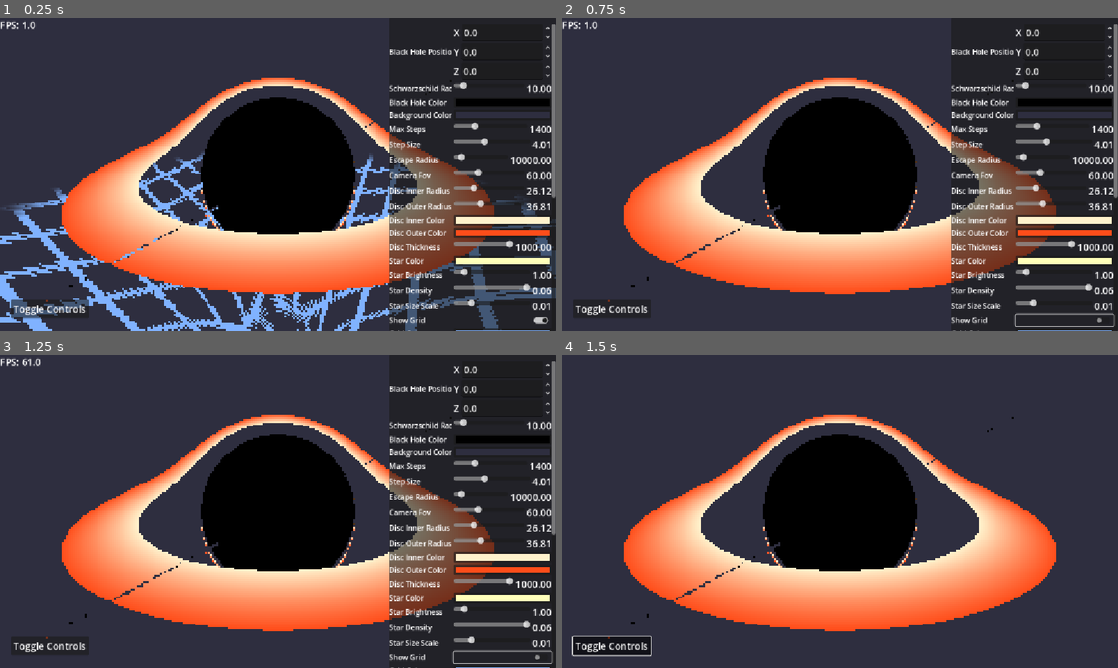
Above: before the commit, frames 1-4 (two rows, left to right).
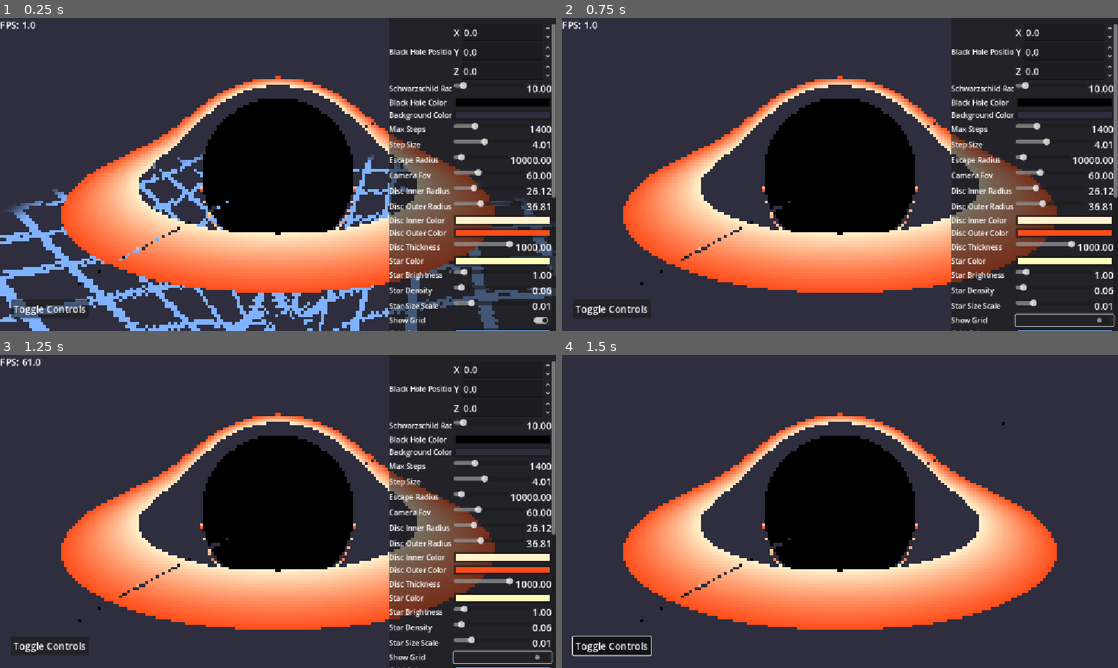
Above: after the commit, the same moments.

Repository: PixelSaver/black-pixhole
Game: Godot game, scene res://scriptsnscenes/main/main.tscn
The game is run twice, just before and just after one commit, with the same random seed, the same clock (stepped at 60 frames per second) and the same inputs.
Inputs (mouse positions are in pixels of both pictures, inside the frame that each line leads up to):
- Up to frame 1 (0.25 s): no input
- Up to frame 2 (0.75 s): click (1062, 321) at 0.5 s
- Up to frame 3 (1.25 s): no input
- Up to frame 4 (1.5 s): click "Toggle Controls" at 1.25 s

The runs differ from the first frame. In frame 1, 4.2% of the frame differs, in the area x 0-100%, y 18-100%; in frame 2, 1.6%; in frame 3, 1.6%; in frame 4, 1.4%.

Commit message:
Added spatial black hole from asset library

Diff:
--- /dev/null
+++ b/scriptsnscenes/black hole/black_hole.gdshader
@@ -0,0 +1,59 @@
+shader_type spatial;
+
+render_mode unshaded;
+
+uniform float radius;
+uniform sampler2D noise : filter_nearest;
+uniform samplerCube skybox;
+
+#define rs 0.7 //schwartzchild radius
+#define fade 0.15 //distance over which accretion disk fades close to the inner radius
+#define H 0.1 //height of the accretion disk
+#define R 5.0 //outer radius of the accretion disk
+#define R0 1.75 //inner radius of the accretion disk
+
+float accretion_density(float l, float t, float y)
+{
+	float n = texture(noise, vec2(0.5 * t / PI + TIME * 0.2, log(l) * 1.5)).r;
+	float d0 = pow(max(1.0 - l / R, 0.0) * clamp((l - R0) / fade + 1.0, 0.0, 1.0), 1.5);
+	return d0 * exp(-y * y * 400.0) * 10.0 * (n + max(0.0, n - 0.65) * 1.5) * 1.3;
+}
+
+void fragment() {
+	mat4 inv_view_model = inverse(MODEL_MATRIX) * INV_VIEW_MATRIX;
+	vec3 campos = (inv_view_model * vec4(0, 0, 0, 1)).xyz;
+	vec3 ld = -normalize((inv_view_model * vec4(VIEW, 0)).xyz); //ray direction in local space
+	vec3 lp = (inv_view_model * vec4(VERTEX, 1)).xyz; //ray position in local space
+
+	bool in_bounds = false, prev_in_bounds = false;
+	float step_size = 0.05;
+
+	float T = 1.0; //transmission
+	vec3 L = vec3(0, 0, 0); //luminosity
+	float et = TIME * 0.05;
+	for (int i = 0; i < 200; i++)
+	{
+		step_size *= 1.005; //gradually increase step size
+		lp += ld * step_size;
+		float r = length(lp);
+		float l = length(lp.xz);
+
+		//newtonian-like approximation for light bending
+		vec3 la = -1.5 * rs * lp * pow(1.0 + dot(normalize(lp), ld), 3.0) * pow(clamp(2.0 - 0.5 * r, 0.0, 1.0), 2.0) / pow(r, 4.0);
+		ld = normalize(ld + la * step_size);
+
+		float ang = atan(lp.z, lp.x);
+
+		float d = accretion_density(l, ang, lp.y);
+		float bhd = 10.0 * clamp((rs - r) / 0.5 + 1.0, 0.0, 1.0); //density of black hole
+		T *= exp(-(d + bhd) * step_size);
+		L += T * d * vec3(3.5, 0.85 / r, exp(r * 0.01) - 1.0) * 2.0 * step_size;
+
+		in_bounds = r < radius;
+		if (T <= 0.005 || (!in_bounds && prev_in_bounds))
+			break;
+		prev_in_bounds = in_bounds;
+	}
+
+	ALBEDO = L + T * pow(texture(skybox, ld).rgb, vec3(2.2, 2.2, 2.2));
+}
--- /dev/null
+++ b/scriptsnscenes/black hole/black_hole.tres
@@ -0,0 +1,19 @@
+[gd_resource type="ShaderMaterial" load_steps=5 format=3 uid="uid://p4t64le73iy3"]
+
+[ext_resource type="Shader" uid="uid://chxflauolk0t3" path="res://scriptsnscenes/black hole/black_hole.gdshader" id="1_j4boo"]
+[ext_resource type="CompressedCubemap" uid="uid://pvsj45iyimxg" path="res://scriptsnscenes/black hole/skybox.png" id="2_cods3"]
+
+[sub_resource type="FastNoiseLite" id="FastNoiseLite_cmqjf"]
+noise_type = 0
+fractal_octaves = 3
+
+[sub_resource type="NoiseTexture2D" id="NoiseTexture2D_6kylb"]
+noise = SubResource("FastNoiseLite_cmqjf")
+seamless = true
+
+[resource]
+render_priority = 0
+shader = ExtResource("1_j4boo")
+shader_parameter/radius = 0.0
+shader_parameter/noise = SubResource("NoiseTexture2D_6kylb")
+shader_parameter/skybox = ExtResource("2_cods3")
--- /dev/null
+++ b/scriptsnscenes/black hole/black_hole.tscn
@@ -0,0 +1,26 @@
+[gd_scene load_steps=5 format=3 uid="uid://cn7bf81snjjyt"]
+
+[ext_resource type="Environment" uid="uid://cf1as7fg8s082" path="res://scriptsnscenes/black hole/environment.tres" id="1_q56d7"]
+[ext_resource type="Script" uid="uid://combte7od4ip1" path="res://scriptsnscenes/black hole/camera_3d.gd" id="2_5vpqt"]
+[ext_resource type="Material" uid="uid://p4t64le73iy3" path="res://scriptsnscenes/black hole/black_hole.tres" id="3_5vpqt"]
+
+[sub_resource type="SphereMesh" id="SphereMesh_q3cb1"]
+radius = 5.1
+height = 6.0
+radial_segments = 20
+rings = 10
+
+[node name="BlackHole" type="Node3D"]
+
+[node name="WorldEnvironment" type="WorldEnvironment" parent="."]
+environment = ExtResource("1_q56d7")
+
+[node name="Camera3D" type="Camera3D" parent="."]
+transform = Transform3D(1, 0, 0, 0, 0.83617127, 0.5484685, 0, -0.5484685, 0.83617127, -0.48742914, 5.4185677, 9.49505)
+visible = false
+current = true
+script = ExtResource("2_5vpqt")
+
+[node name="MeshInstance3D" type="MeshInstance3D" parent="."]
+material_override = ExtResource("3_5vpqt")
+mesh = SubResource("SphereMesh_q3cb1")
--- /dev/null
+++ b/scriptsnscenes/black hole/camera_3d.gd
@@ -0,0 +1,16 @@
+extends Camera3D
+
+const SENS = 0.0005
+
+var speed = Vector3.ZERO
+func _ready():
+	Input.mouse_mode = Input.MOUSE_MODE_CAPTURED
+	Input.use_accumulated_input = false
+
+func _process(delta):
+	var dir = Input.get_vector("ui_left", "ui_right", "ui_up", "ui_down")
+	dir = dir.rotated(-rotation.y)
+	var dir3 = Vector3(dir.x, float(Input.is_action_pressed("fly_up")) - float(Input.is_action_pressed("fly_down")), dir.y)
+	speed = lerp(speed, dir3, 0.05)
+	position += speed * delta * 1.65
+	look_at(Vector3(0, 0, 0))
--- /dev/null
+++ b/scriptsnscenes/black hole/environment.tres
@@ -0,0 +1,8 @@
+[gd_resource type="Environment" format=3 uid="uid://cf1as7fg8s082"]
+
+[resource]
+background_mode = 2
+volumetric_fog_density = 0.0
+adjustment_brightness = 2.64
+adjustment_contrast = 0.87
+adjustment_saturation = 8.0
--- a/scriptsnscenes/hole2/2DRK4.tscn
+++ /dev/null
@@ -1,6 +0,0 @@
-[gd_scene load_steps=2 format=3 uid="uid://dtj0dxci5btb8"]
-
-[ext_resource type="Script" uid="uid://b0ggknvmcuysk" path="res://scriptsnscenes/hole2/hole2.gd" id="1_xpg7l"]
-
-[node name="2DRK4" type="Node2D"]
-script = ExtResource("1_xpg7l")
--- a/scriptsnscenes/hole2/hole2.gd
+++ /dev/null
@@ -1,144 +0,0 @@
-extends Node2D
-
-const C := 299_792_458.0
-const G := 6.67430e-11
-
-## scale meters to pixels
-var pixels_per_meter: float = 5e-9
-#$ integration step (affine parameter)
-var dlambda: float = 1.0
-var max_trail_points: int = 400
-
-# Black Hole params
-var BH_mass: float = 8.54e36
-var r_s: float = 2.0 * G * BH_mass / (C * C)
-
-var rays: Array = []
-
-## Create a new ray dictionary
-func _new_ray(pos: Vector2, dir: Vector2) -> Dictionary:
-	var ray: Dictionary = {
-		"x": pos.x,
-		"y": pos.y,
-		"r": 0.0,
-		"phi": 0.0,
-		"dr": 0.0,
-		"dphi": 0.0,
-		"E": 0.0,
-		"L": 0.0,
-		"trail": []
-	}
-
-	ray.r = sqrt(pos.x * pos.x + pos.y * pos.y)
-	ray.phi = atan2(pos.y, pos.x)
-
-	var vx: float = dir.x
-	var vy: float = dir.y
-
-	ray.dr = vx * cos(ray.phi) + vy * sin(ray.phi)
-	ray.dphi = (-vx * sin(ray.phi) + vy * cos(ray.phi)) / ray.r
-	ray.L = ray.r * ray.r * ray.dphi
-
-	var f: float = 1.0 - r_s / ray.r
-	var dt_dlambda: float = sqrt((ray.dr * ray.dr) / (f * f) + (ray.r * ray.r * ray.dphi * ray.dphi) / f)
-	ray.E = f * dt_dlambda
-
-	ray.trail.append(Vector2(ray.x, ray.y))
-	return ray
-
-## RHS of the null geodesic ODEs
-func geodesic_rhs(ray: Dictionary) -> PackedFloat32Array:
-	var r: float = ray.r
-	var dr: float = ray.dr
-	var dphi: float = ray.dphi
-	var E: float = ray.E
-	var f: float = 1.0 - r_s / r
-	var rhs := PackedFloat32Array([0.0, 0.0, 0.0, 0.0])
-
-	rhs[0] = dr
-	rhs[1] = dphi
-
-	var dt_dlambda: float = E / f
-	rhs[2] = - (r_s / (2.0 * r * r)) * f * (dt_dlambda * dt_dlambda) \
-		+ (r_s / (2.0 * r * r * f)) * (dr * dr) \
-		+ (r - r_s) * (dphi * dphi)
-	rhs[3] = -2.0 * dr * dphi / r
-	return rhs
-
-func add_state(a: Array, b: PackedFloat32Array, factor: float) -> Array:
-	var out := [0.0, 0.0, 0.0, 0.0]
-	for i in 4:
-		out[i] = a[i] + b[i] * factor
-	return out
-
-## RK4 integration step
-func rk4_step(ray: Dictionary, dl: float) -> void:
-	var y0 := [ray.r, ray.phi, ray.dr, ray.dphi]
-	var k1 := geodesic_rhs(ray)
-
-
-
-	var temp := add_state(y0, k1, dl * 0.5)
-	var r2 := ray.duplicate()
-	r2.r = temp[0]; r2.phi = temp[1]; r2.dr = temp[2]; r2.dphi = temp[3]
-	var k2 := geodesic_rhs(r2)
-
-	temp = add_state(y0, k2, dl * 0.5)
-	var r3 := ray.duplicate()
-	r3.r = temp[0]; r3.phi = temp[1]; r3.dr = temp[2]; r3.dphi = temp[3]
-	var k3 := geodesic_rhs(r3)
-
-	temp = add_state(y0, k3, dl)
-	var r4 := ray.duplicate()
-	r4.r = temp[0]; r4.phi = temp[1]; r4.dr = temp[2]; r4.dphi = temp[3]
-	var k4 := geodesic_rhs(r4)
-
-	ray.r    += (dl / 6.0) * (k1[0] + 2.0 * k2[0] + 2.0 * k3[0] + k4[0])
-	ray.phi  += (dl / 6.0) * (k1[1] + 2.0 * k2[1] + 2.0 * k3[1] + k4[1])
-	ray.dr   += (dl / 6.0) * (k1[2] + 2.0 * k2[2] + 2.0 * k3[2] + k4[2])
-	ray.dphi += (dl / 6.0) * (k1[3] + 2.0 * k2[3] + 2.0 * k3[3] + k4[3])
-
-	ray.x = ray.r * cos(ray.phi)
-	ray.y = ray.r * sin(ray.phi)
-	ray.trail.append(Vector2(ray.x, ray.y))
-	if ray.trail.size() > max_trail_points:
-		ray.trail.pop_front()
-
-
-# Godot Sim stuff
-func _ready() -> void:
-	for y in range(-10, 10):
-		rays.append(_new_ray(Vector2(-1e11, y * 5e9), Vector2(C, 0)))
-
-	queue_redraw()
-
-
-func _physics_process(_delta: float) -> void:
-	for ray in rays:
-		if ray.r <= r_s:
-			continue
-		rk4_step(ray, dlambda)
-	queue_redraw()
-
-func world_to_screen_pos(world_pos: Vector2) -> Vector2:
-	var px: float = world_pos.x * pixels_per_meter
-	var py: float = -world_pos.y * pixels_per_meter
-	return Vector2(px, py) + get_viewport_rect().size * 0.5
-
-
-func _draw() -> void:
-	# Draw event horizon
-	var center := world_to_screen_pos(Vector2.ZERO)
-	var r_pixels := r_s * pixels_per_meter
-	draw_circle(center, r_pixels, Color.BLACK)
-
-	# Draw rays
-	for ray in rays:
-		var pts: Array[Vector2] = []
-		for p in ray.trail:
-			pts.append(world_to_screen_pos(p))
-		for i in pts.size() - 1:
-			var alpha := float(i) / float(max(1, pts.size() - 1))
-			draw_line(pts[i], pts[i + 1], Color(1, 1, 1, max(alpha, 0.05)), 1.0)
-		var p := world_to_screen_pos(Vector2(ray.x, ray.y))
-		draw_circle(p, 2.0, Color.RED)
--- a/scriptsnscenes/hole_3d_attempt2/3drk_4_att_2.gdshader
+++ b/scriptsnscenes/hole_3d_attempt2/3drk_4_att_2.gdshader
@@ -226,32 +226,37 @@
     float phi = atan(dir.y, dir.x);               // -PI..PI
     float theta = acos(clamp(dir.z, -1.0, 1.0));  // 0..PI
 
-    // Scale to a hash grid on the sphere
-    vec2 hashCoord = vec2(phi, theta) * 50.0; // tweak density via multiplier
+    // Map to 0..1 for hashing
+    vec2 hashCoord = vec2((phi + PI) / (2.0 * PI), theta / PI) * 50.0;
     float h = hash21(hashCoord);
 
-    // Decide whether this hash cell contains a star
-    if (h > 1.0 - star_density) {
-        // local fractional position within hash cell; makes spot look centered
-        vec2 fracPos = fract(hashCoord);
-        vec2 center = vec2(0.5);
-        float dist = length(fracPos - center);
-
-        // map h -> local size/brightness
-        float t = (h - (1.0 - star_density)) / max(star_density, EPS); // 0..1
-        float angular_size = mix(0.003, 0.02, t) * star_size_scale; // angular radius (rough)
-
-        // star profile: gaussian falloff by cell-local distance
-        // normalize dist (0..~0.707). scale to relative radius
-        float profile = exp(-pow(dist / (angular_size + 1e-6), 2.0) * 8.0);
-
-        // small additional smoothness by sampling nearby fractional offsets (soft halo)
-        float halo = exp(-pow(dist / (angular_size * 3.0 + 1e-6), 2.0) * 4.0) * 0.6;
-
-        return clamp(profile * 1.0 + halo * 0.5, 0.0, 1.0);
-    }
-    return 0.0;
-}
+    // Map hash to brightness
+    float brightness = smoothstep(0.0, star_density, h); // small probability per cell
+
+    // local fractional position within hash cell
+    vec2 fracPos = fract(hashCoord);
+    vec2 center = vec2(0.5);
+    float dist = length(fracPos - center);
+
+    float angular_size = 0.01; // tweak as needed
+    float profile = exp(-pow(dist / angular_size, 2.0) * 8.0);
+    float halo = exp(-pow(dist / (angular_size*3.0), 2.0) * 4.0) * 0.6;
+
+    return clamp((profile + 0.5*halo) * brightness, 0.0, 1.0);
+}
+vec3 getStableStarDir(vec3 rayDir) {
+    // Project rayDir onto a unit sphere and quantize for hash
+    float phi = atan(rayDir.y, rayDir.x);
+    float theta = acos(clamp(rayDir.z, -1.0, 1.0));
+
+    // Quantize into hash grid
+    float N = 100.0; // number of cells around sphere
+    float qphi = floor((phi + PI)/(2.0*PI) * N);
+    float qtheta = floor(theta / PI * N);
+
+    return vec3(qphi, qtheta, 0.0); // return as 2D coord for hashing
+}
+
 // Calculate warped Y coordinate for the grid surface (matching C++ exactly)
 // This replicates the C++ generateGrid() function
 float calculateWarpedGridY(float worldX, float worldZ) {
@@ -556,11 +561,14 @@
         // color_out = background_color;
 
         // Stars (procedural)
-        float starVal = getStarBrightness(finalDir) * star_brightness;
+        vec3 starDir = getStableStarDir(ray_dir);
+        vec2 hashCoord = vec2(starDir.x, starDir.y);
+        float h = hash21(hashCoord);
+        float starVal = getStarBrightness(ray_dir) * star_brightness;
         if (starVal > 1.-star_density) {
             // additive contribution so very bright stars "bleed" a bit
-            color_out = mix(color_out, star_color, starVal);
-            // color_out += star_color * starVal;
+            // color_out = mix(color_out, star_color, starVal);
+            color_out += star_color * starVal;
         }
 
         // small tonemapping / clamp
--- a/scriptsnscenes/hole_3d_attempt2/3drk_4_att_2.tscn
+++ b/scriptsnscenes/hole_3d_attempt2/3drk_4_att_2.tscn
@@ -96,12 +96,12 @@
 grow_horizontal = 2
 grow_vertical = 2
 stretch = true
-stretch_shrink = 4
+stretch_shrink = 6
 
 [node name="SubViewport" type="SubViewport" parent="SubViewportContainer"]
 disable_3d = true
 handle_input_locally = false
-size = Vector2i(432, 243)
+size = Vector2i(288, 162)
 render_target_update_mode = 4
 
 [node name="ShaderRect" type="ColorRect" parent="SubViewportContainer/SubViewport"]
--- a/scriptsnscenes/hole_3d_attempt2/shader_controller.gd
+++ b/scriptsnscenes/hole_3d_attempt2/shader_controller.gd
@@ -44,7 +44,7 @@
 	set(v): star_color = v; _update_param("star_color", _color_to_vec3(v))
 @export_range(0.0, 10.0) var star_brightness: float = 0.0:
 	set(v): star_brightness = v; _update_param("star_brightness", v)
-@export_range(0.0, 0.02) var star_density: float = 0.0:
+@export_range(0.0, 1.0) var star_density: float = 0.0:
 	set(v): star_density = v; _update_param("star_density", v)
 @export_range(0.001, 0.05) var star_size_scale: float = 0.0:
 	set(v): star_size_scale = v; _update_param("star_size_scale", v)
Not shown, added: scriptsnscenes/black hole/black_hole.gdshader.uid
Not shown, added: scriptsnscenes/black hole/camera_3d.gd.uid
Binary file added: scriptsnscenes/black hole/skybox.png
Not shown, removed: scriptsnscenes/hole2/hole2.gd.uid
Not shown, changed: README.md
Not shown, added: scriptsnscenes/black hole/environment.tres~RF22ff7806.TMP
